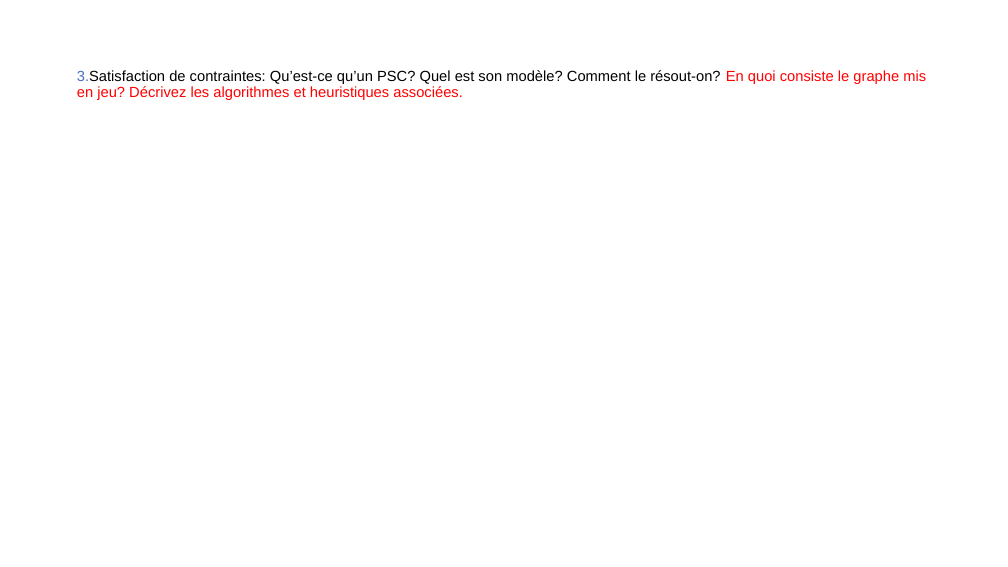
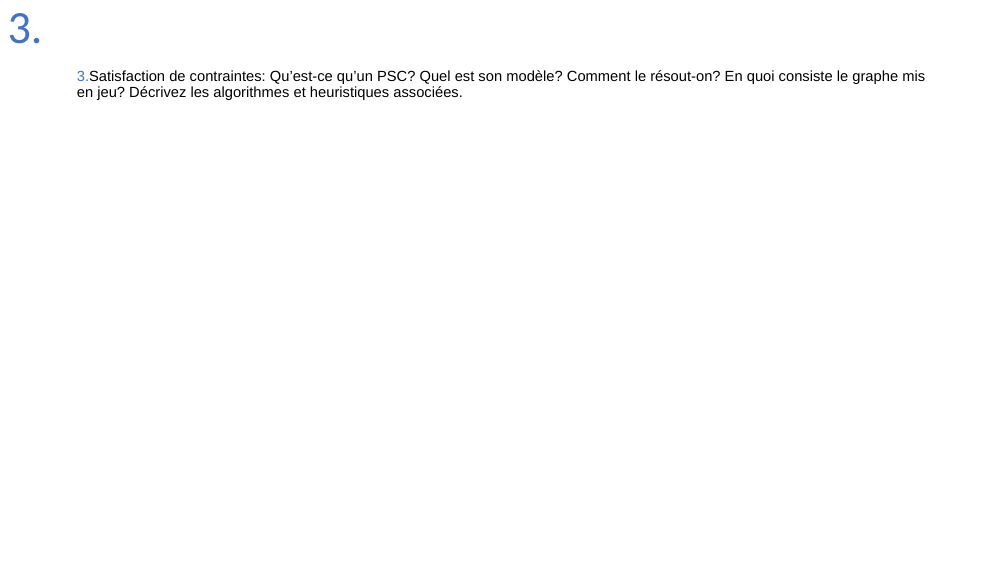
Before and after one commit to Joao-Quinta/Uni3eme, a slide deck: slide 9 of intelligenceArtificielle/Intelligence_artificielle_exam.pptx (slide 8 before the commit). Drawn at 1008x567 pixels with LibreOffice and Linux fonts; fonts in the diff are those of the drawing; grey boxes stand for pictures. Boxes give left, top, right and bottom in pixels: in the first picture for what was removed or moved away, otherwise in the second. Text is boxed around its words. In the diff, an @@ line names an element or a change of style, - is before the commit and + after.

```diff
--- a/intelligenceArtificielle/Intelligence_artificielle_exam.pptx
+++ b/intelligenceArtificielle/Intelligence_artificielle_exam.pptx
@@ text added at bbox=[8, 13, 43, 44], 44 pt, text #4472C4 @@
+3.
@@ title "3.Satisfaction de contraintes: Qu’est-ce qu’un ..." at bbox=[77, 70, 925, 100]: text colour #FF0000 to #000000 in "En quoi consiste le graphe mis en ..." @@
```
Also in this commit, not shown: 7 other slides changed, 3 slides added.
